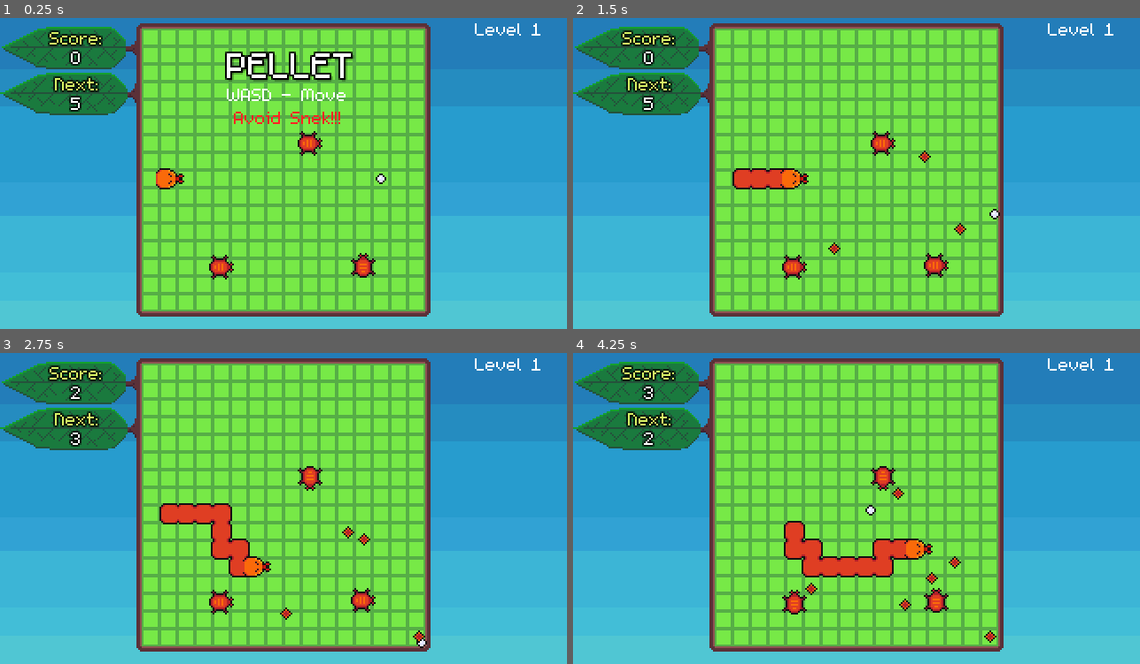
Above: before the commit, frames 1-4 (two rows, left to right).
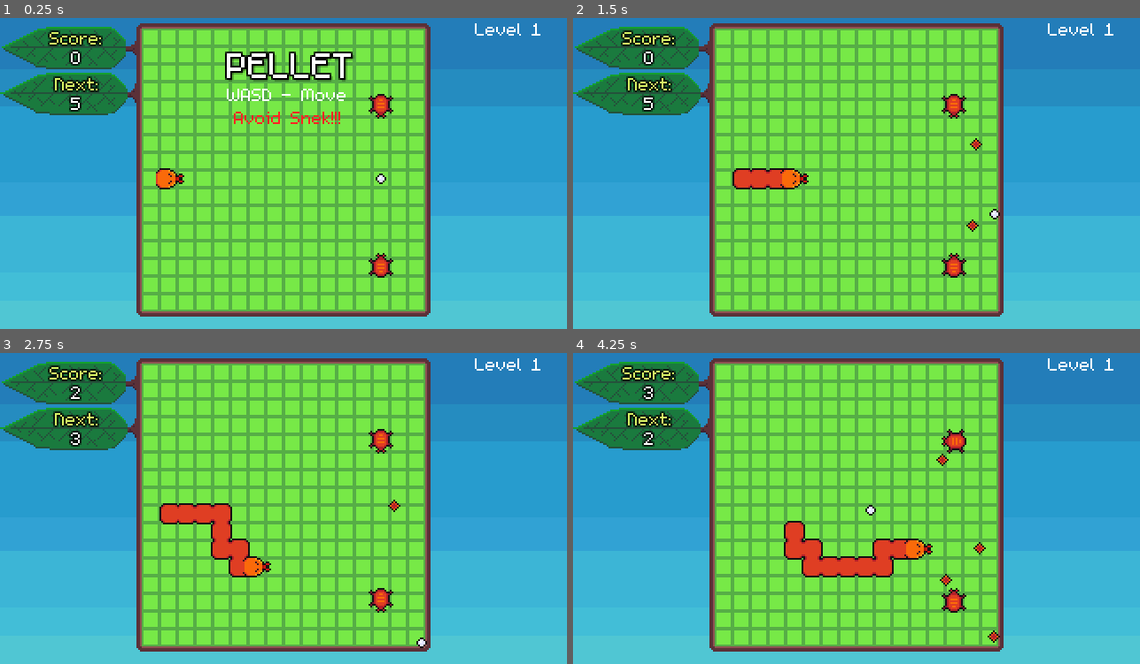
Above: after the commit, the same moments.

Repository: bdunko/Pellet
Game: Godot game, scene res://main.tscn
Two runs of this game, one before a commit and one after it. Both use one fixed random seed, a clock stepped at 60 frames per second and the inputs below.
Inputs:
- Up to frame 1 (0.25 s): no input
- Up to frame 2 (1.5 s): tap Enter at 0.5 s; hold D (right) 0.53-1.28 s; hold S (down) from 1.28 s (still down)
- Up to frame 3 (2.75 s): release S (down) at 2.03 s; hold D (right) from 2.03 s (still down)
- Up to frame 4 (4.25 s): release D (right) at 2.78 s; hold W (up) 2.78-3.53 s; hold A (left) from 3.53 s (still down)

The runs differ from the first frame. In frame 1, 1.1% of the frame differs, in the area x 36-70%, y 24-85%; in frame 2, 1.3%; in frame 3, 1.3%; in frame 4, 1.5%, in the area x 36-76%, y 24-94%.

Commit message:
Bullets collide with other bugs

Diff:
--- a/beetle.gd
+++ b/beetle.gd
@@ -1,4 +1,4 @@
-extends Node2D
+extends CharacterBody2D
 
 const BULLET = preload("res://bullet.tscn")
 const BULLET_SPEED = 50
@@ -25,6 +25,6 @@
 
 	var pellet_pos = get_parent().get_parent().find_child("Pellet").position
 	var direction = Vector2(pellet_pos.x - position.x, pellet_pos.y - position.y).normalized()
-	bullet.setup(position, direction, BULLET_SPEED)
+	bullet.setup(position, direction, BULLET_SPEED, self)
 	bullet.position = position
 	get_parent().get_parent().find_child("Bullets").add_child(bullet)
--- a/beetle.tscn
+++ b/beetle.tscn
@@ -6,20 +6,18 @@
 [sub_resource type="CircleShape2D" id="CircleShape2D_t758q"]
 radius = 3.0
 
-[node name="Beetle" type="Node2D"]
+[node name="Beetle" type="CharacterBody2D"]
+collision_layer = 8
+collision_mask = 0
 script = ExtResource("1_pmue3")
 
 [node name="Sprite2D" type="Sprite2D" parent="."]
 texture = ExtResource("1_q0crj")
 
-[node name="Hitbox" type="Area2D" parent="."]
-collision_layer = 8
-collision_mask = 0
-
-[node name="CollisionShape2D" type="CollisionShape2D" parent="Hitbox"]
-shape = SubResource("CircleShape2D_t758q")
-
 [node name="ShotTimer" type="Timer" parent="."]
 autostart = true
 
+[node name="CollisionShape2D" type="CollisionShape2D" parent="."]
+shape = SubResource("CircleShape2D_t758q")
+
 [connection signal="timeout" from="ShotTimer" to="." method="_on_shot_timer_timeout"]
--- a/bullet.gd
+++ b/bullet.gd
@@ -1,9 +1,17 @@
 extends CharacterBody2D
 
-func setup(pos, dir, speed):
+var bug_owner
+
+func setup(pos, dir, speed, owned_bug):
 	position = pos
 	velocity = dir * speed
+	bug_owner = owned_bug
 
 func _process(delta):
-	if move_and_collide(velocity  * delta) != null:
+	var collide = move_and_collide(velocity  * delta)
+	if collide != null:
 		queue_free()
+
+func _on_collide_with_bug(body):
+	if body != bug_owner:
+		queue_free()
--- a/bullet.tscn
+++ b/bullet.tscn
@@ -8,7 +8,7 @@
 
 [node name="Bullet" type="CharacterBody2D"]
 collision_layer = 16
-collision_mask = 34
+collision_mask = 35
 script = ExtResource("1_ib8vy")
 
 [node name="Sprite2D" type="Sprite2D" parent="."]
@@ -16,3 +16,12 @@
 
 [node name="CollisionShape2D" type="CollisionShape2D" parent="."]
 shape = SubResource("CircleShape2D_og5ta")
+
+[node name="Area2D" type="Area2D" parent="."]
+collision_layer = 0
+collision_mask = 8
+
+[node name="CollisionShape2D2" type="CollisionShape2D" parent="Area2D"]
+shape = SubResource("CircleShape2D_og5ta")
+
+[connection signal="body_entered" from="Area2D" to="." method="_on_collide_with_bug"]
--- a/main.tscn
+++ b/main.tscn
@@ -212,7 +212,7 @@
 horizontal_alignment = 1
 
 [node name="Timer" type="Timer" parent="NextLevelInfo"]
-wait_time = 2.5
+wait_time = 3.0
 one_shot = true
 
 [node name="Pellet" parent="." instance=ExtResource("6_dvu1o")]
@@ -226,13 +226,10 @@
 z_index = 1600
 
 [node name="Beetle" parent="Bugs" instance=ExtResource("9_tq60e")]
-position = Vector2(175, 75)
+position = Vector2(215, 54)
 
 [node name="Beetle2" parent="Bugs" instance=ExtResource("9_tq60e")]
-position = Vector2(205, 144)
-
-[node name="Beetle3" parent="Bugs" instance=ExtResource("9_tq60e")]
-position = Vector2(125, 145)
+position = Vector2(215, 144)
 
 [node name="Snakes" type="Node2D" parent="."]
 
--- a/pellet.tscn
+++ b/pellet.tscn
@@ -29,5 +29,4 @@
 shape = SubResource("CircleShape2D_vlm0v")
 
 [connection signal="area_entered" from="DeadHitbox" to="." method="_on_dead_hitbox_area_entered"]
-[connection signal="area_entered" from="DeadHitbox" to="." method="_on_snake_bullet_bug_collision"]
 [connection signal="body_entered" from="DeadHitbox" to="." method="_on_dead_hitbox_body_entered"]
